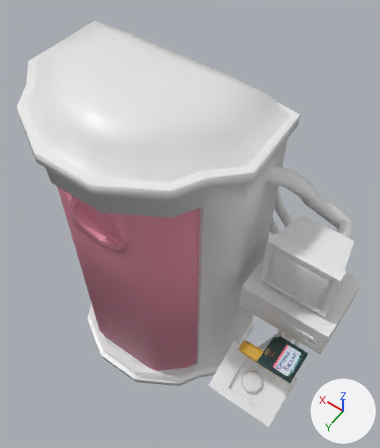
Before and after pictures for a commit that changed the Blender file Assets/Models/blend/RevivePod.blend.
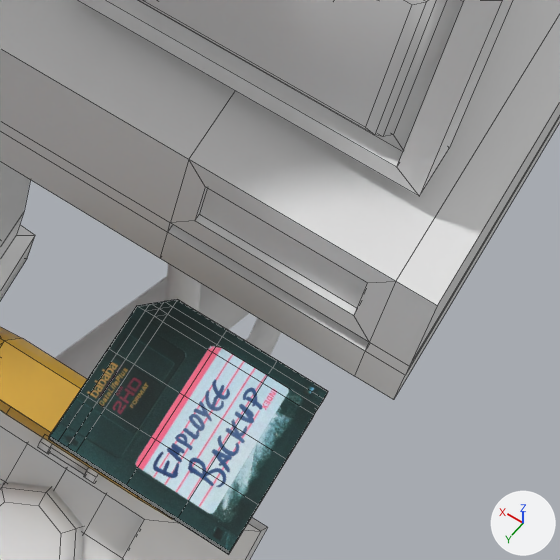
Each version is shown whole from a camera (50 mm lens) standing at (-1.422, 1.658, 2.861) and looking at (-0.216, -0.03, 0.209), then close up on the part from 65% to 92% of the width and 63% to 86% of the height. The lights are fixed; the arrows at lower right show +X, +Y and +Z. The close-ups show mesh edges as thin lines.

The first close-up shows 'Button', 'Capsul', 'Hardware', 'RevivalFloppy', 'SavetyThingy', 'kabel_M', 'kable_S'.
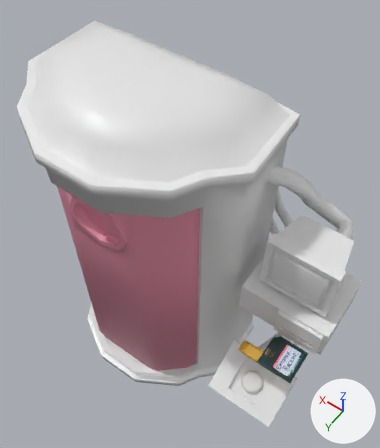
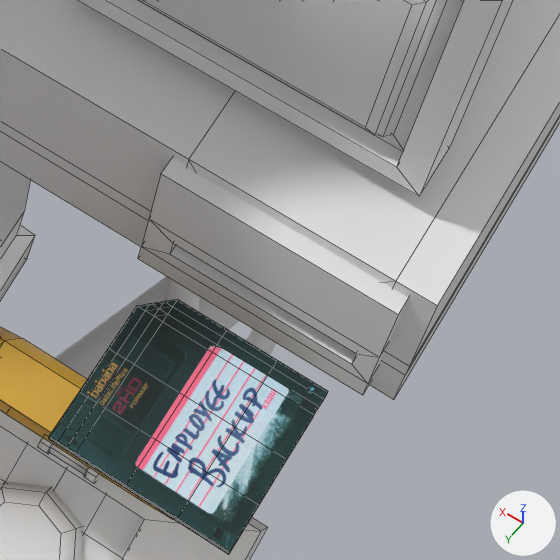
Commit message: floppy port blender

The change in detail:
Mesh me_cube_004 is new.
It has 24 vertices, 22 faces and spans x -0.25..0.25, y -0.25..0.25, z -0.25..0.25.
Object 'FloppyInsert' (ob_floppyinsert) is new; it shows me_cube_004.
Its location is (-1.133, 0.103, 0.177).
Its scale is (0.535, 0.535, 0.376).

Location of each change, [x1, y1, x2, y2] in pixels of the close-ups (560 x 560 px):
'FloppyInsert', added
    after: [138, 158, 408, 395]
